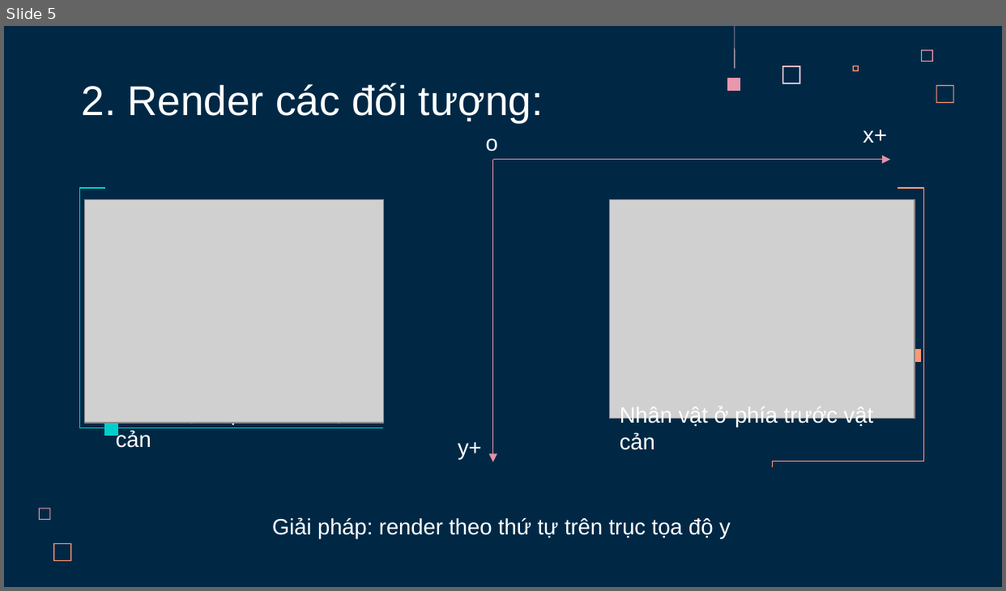
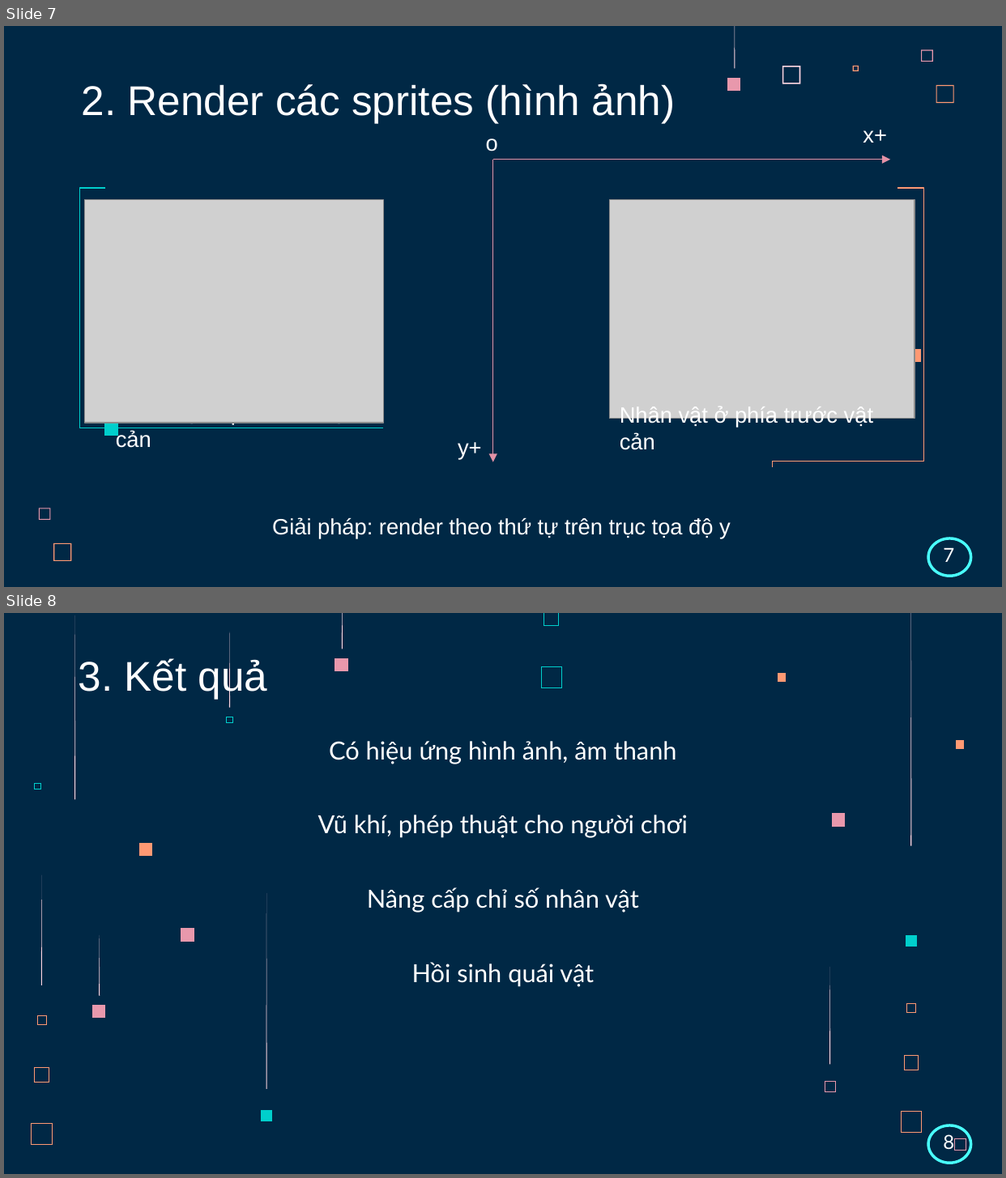
Before and after one commit to quang-pth/zelda-clone-pygame, a slide deck: slide-bao-cao.pptx. Shown one above the other, each under a label of ours: slide 5 before the commit, slides 7 and 8 after it. The pictures are 1006x591 and 1006x1178 pixels, drawn with LibreOffice and Linux fonts; fonts in the diff are those of the drawing; grey boxes stand for pictures. Boxes give left, top, right and bottom in pixels: in the first picture for what was removed or moved away, otherwise in the second. Text is boxed around its words. In the diff, an @@ line names an element or a change of style, - is before the commit and + after.

```diff
--- a/slide-bao-cao.pptx
+++ b/slide-bao-cao.pptx
@@ slide 8 added at [4,613,1002,1174], background #002845; not listed: 1 template element that a slide beside it also shows @@
@@ freeform shape added at [74,615,76,799], fill #FFD6E1 @@
@@ freeform shape added at [229,632,231,708], fill #FFD6E1 @@
@@ freeform shape added at [341,613,343,650], fill #FFD6E1 @@
@@ freeform shape added at [544,613,559,626], outline #00CFCC 0.32 pt @@
@@ freeform shape added at [910,613,911,846], fill #FFD6E1 @@
@@ text added at [78,658,268,699], 30 pt, text #FFFFFF @@
+  3. Kết quả
@@ freeform shape added at [334,658,347,671], fill #E898AC @@
@@ freeform shape added at [541,667,562,688], outline #00CFCC 0.45 pt @@
@@ freeform shape added at [778,673,786,682], fill #FF9973 @@
@@ freeform shape added at [227,717,232,723], outline #00CFCC 0.23 pt @@
@@ text added at [318,741,688,987], 18 pt, text #FFFFFF @@
+Có hiệu ứng hình ảnh, âm thanh
+Vũ khí, phép thuật cho người chơi
+Nâng cấp chỉ số nhân vật
+Hồi sinh quái vật
@@ freeform shape added at [955,739,964,749], fill #FF9973 @@
@@ freeform shape added at [34,782,40,789], outline #00CFCC 0.23 pt @@
@@ freeform shape added at [831,814,844,827], fill #E898AC @@
@@ freeform shape added at [138,842,151,855], fill #FF9973 @@
@@ group added at [31,875,52,1145]: 4 freeform shapes @@
@@ freeform shape added at [266,893,267,1089], fill #FFD6E1 @@
@@ freeform shape added at [181,928,194,941], fill #E898AC @@
@@ freeform shape added at [99,935,100,996], fill #FFD6E1 @@
@@ freeform shape added at [906,935,917,946], fill #00CFCC @@
@@ freeform shape added at [829,967,830,1065], fill #FFD6E1 @@
@@ freeform shape added at [91,1005,104,1018], fill #E898AC @@
@@ freeform shape added at [907,1003,916,1012], outline #FF9973 0.2 pt @@
@@ freeform shape added at [904,1055,919,1070], outline #FF9973 0.32 pt @@
@@ freeform shape added at [825,1081,835,1092], outline #E898AC 0.23 pt @@
@@ freeform shape added at [261,1111,271,1122], fill #00CFCC @@
@@ freeform shape added at [901,1112,922,1133], outline #FF9973 0.45 pt @@
@@ text added at [943,1135,954,1150], 14 pt, text #FFFFFF @@
+8
@@ freeform shape added at [955,1139,966,1150], outline #E898AC 0.23 pt @@
@@ what was slide 5 is now slide 7 @@
@@ slide 7 changed as well @@
@@ title at [82,84,675,123]: text changed @@
-2. Render các đối tượng:
+2. Render các sprites (hình ảnh)
@@ ellipse added at [928,539,971,577], fill #002845, outline #49FFFC 2 pt @@
@@ text added at [943,548,954,562], 14 pt, text #FFFFFF @@
+7
```
Also in this commit, not shown: 4 other slides changed, 3 other slides added, 2 slides removed.
